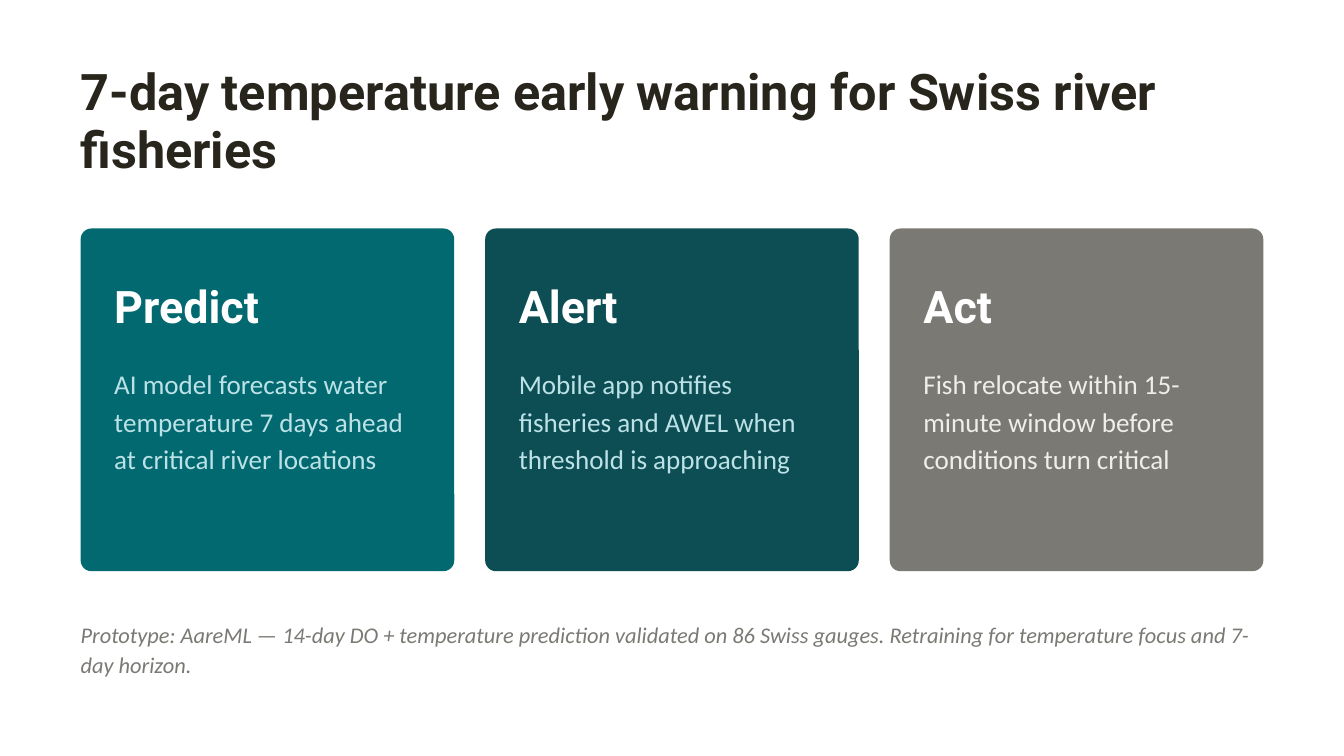
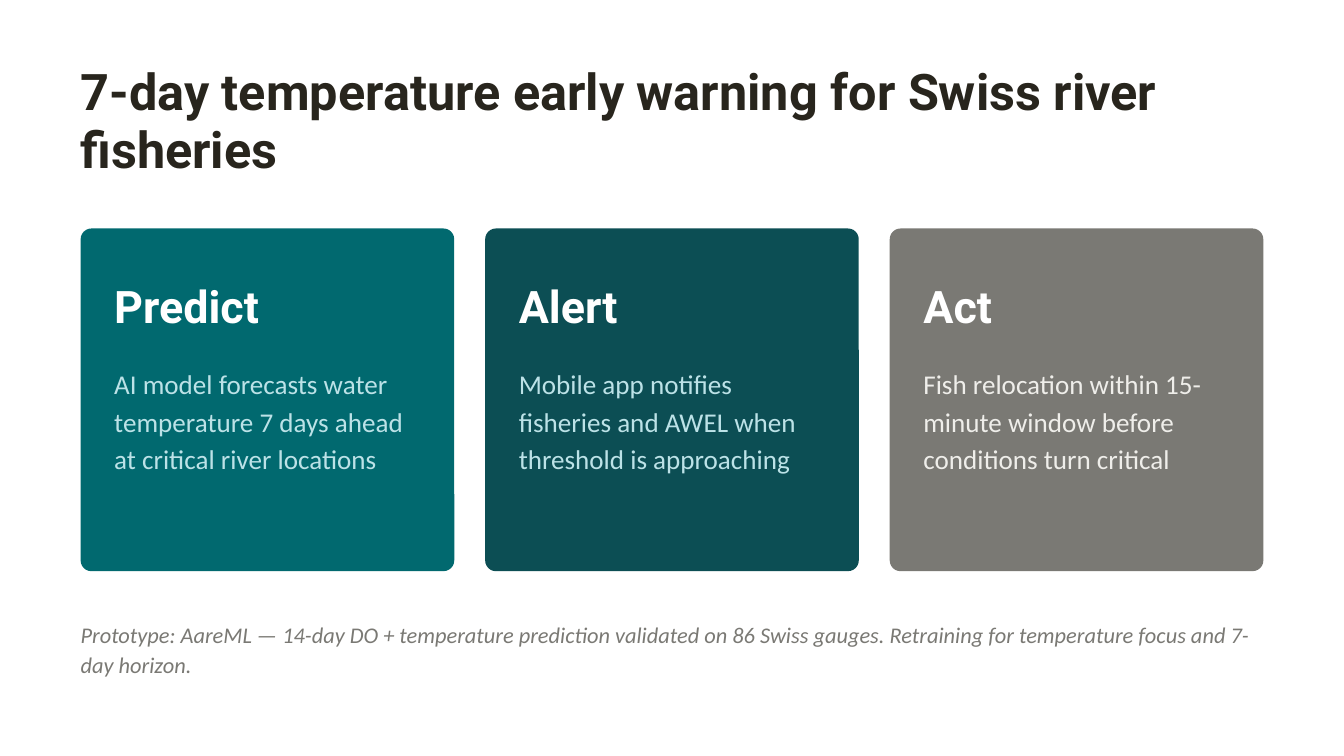
Before and after one commit to polar-bear-after-lunch/AareML, a slide deck: slide 3 of AareML_Sandbox_Pitch.pptx. Drawn at 1344x756 pixels with LibreOffice and Linux fonts; fonts in the diff are those of the drawing. Boxes give left, top, right and bottom in pixels: in the first picture for what was removed or moved away, otherwise in the second. Text is boxed around its words. In the diff, an @@ line names an element or a change of style, - is before the commit and + after.

```diff
--- a/AareML_Sandbox_Pitch.pptx
+++ b/AareML_Sandbox_Pitch.pptx
@@ text at (x1=923, y1=375, x2=1201, y2=469): text changed @@
-Fish relocate within 15-minute window before conditions turn critical
+Fish relocation within 15-minute window before conditions turn critical
```
Also in this commit, not shown: 4 other slides changed, 1 other file.
